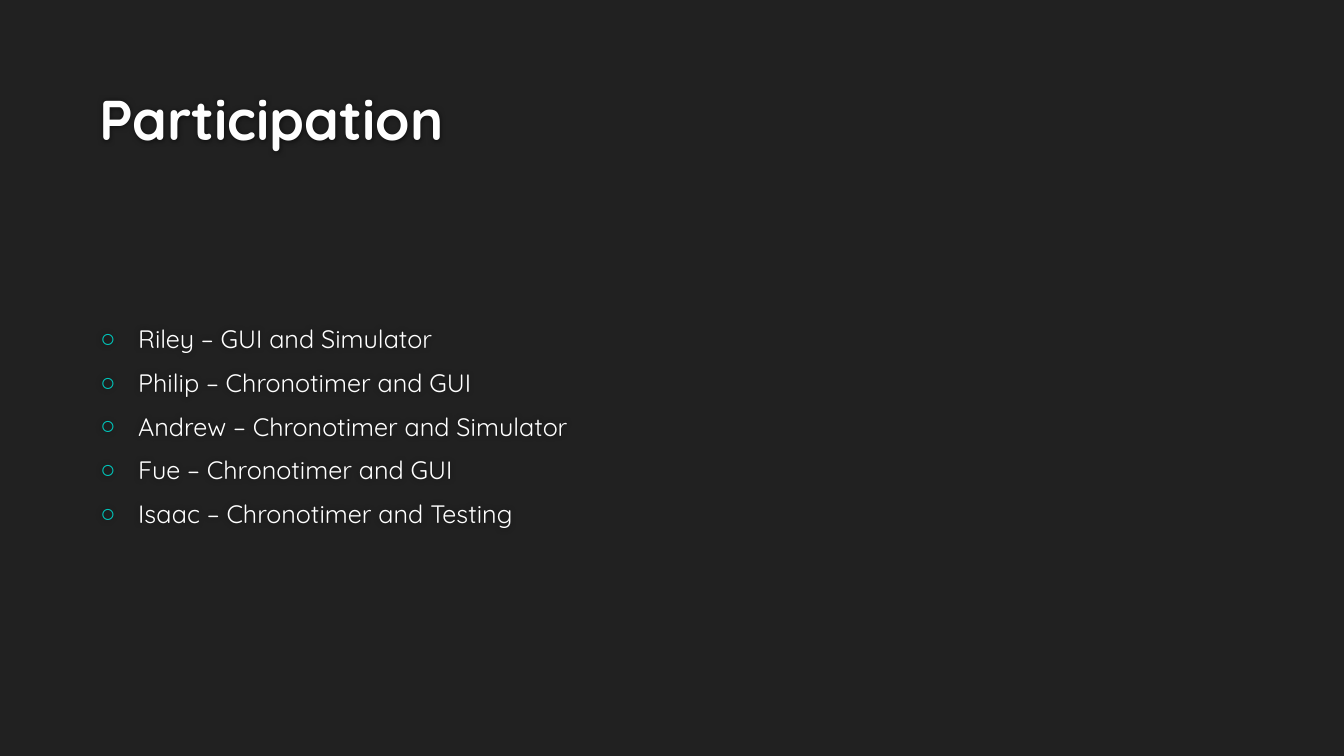
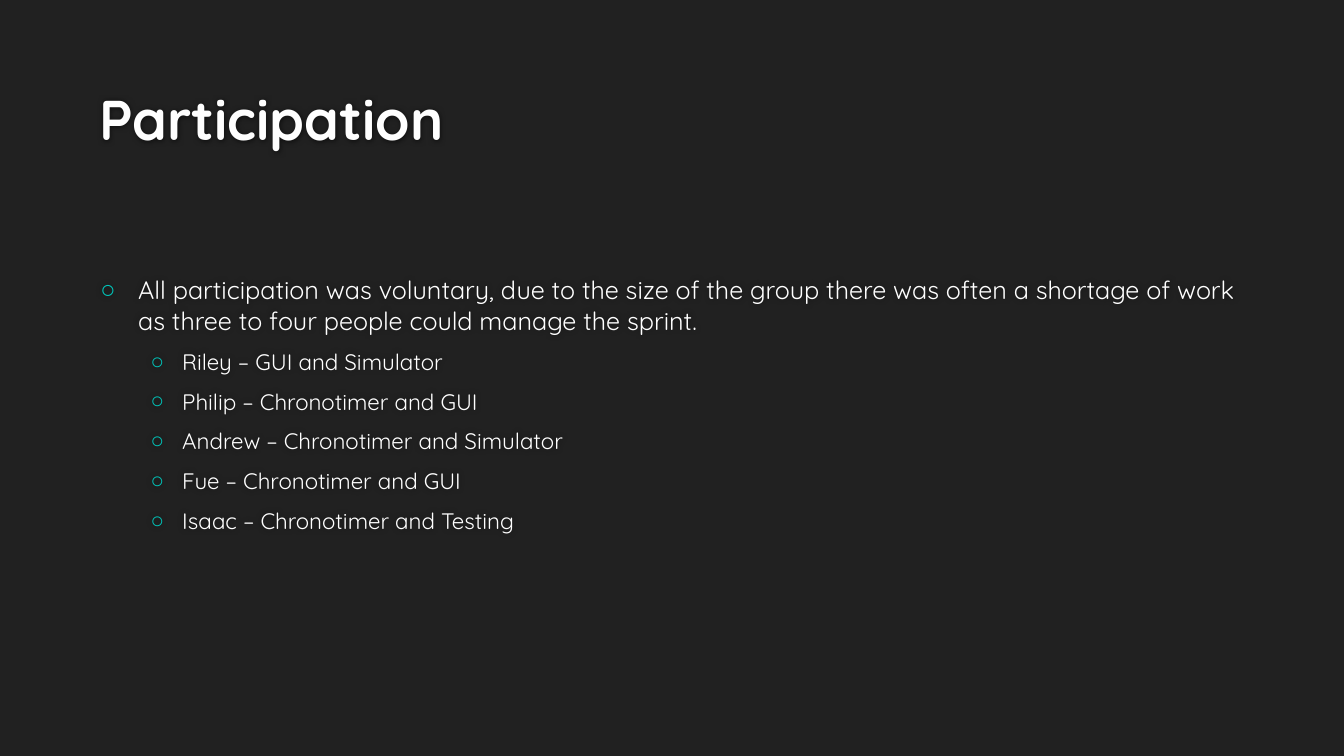
Before and after one commit to Fastwatch/FastWatch361, a slide deck: slide 8 of Artifacts/Presentation/Fastwatch.pptx. Drawn at 1344x756 pixels with LibreOffice and Linux fonts; fonts in the diff are those of the drawing; background and template pictures are left out. Boxes give left, top, right and bottom in pixels: in the first picture for what was removed or moved away, otherwise in the second. Text is boxed around its words. In the diff, an @@ line names an element or a change of style, - is before the commit and + after.

Commit message:
powerpoint updates

```diff
--- a/Artifacts/Presentation/Fastwatch.pptx
+++ b/Artifacts/Presentation/Fastwatch.pptx
@@ text at [138,280,1234,335]: paragraph added @@
+○ All participation was voluntary, due to the size of the group there was often a shortage of work as three to four people could manage the sprint.
@@ text at [182,353,562,534]: size 18 to 16 pt in "Riley – GUI and Simulator", "Philip – Chronotimer and GUI", "Andrew – Chronotimer and Simulator", "Fue – Chronotimer and GUI" and 1 more places; list level 1 to 2 in "Riley – GUI and Simulator"; list level 1 to 2 in "Philip – Chronotimer and GUI"; list level 1 to 2 in "Andrew – Chronotimer and Simulator"; list level 1 to 2 in "Fue – Chronotimer and GUI"; list level 1 to 2 in "Isaac – Chronotimer and Testing" @@
```
Also in this commit, not shown: 3 other slides changed, 2 slides added, 3 slides removed, 3 other files.
